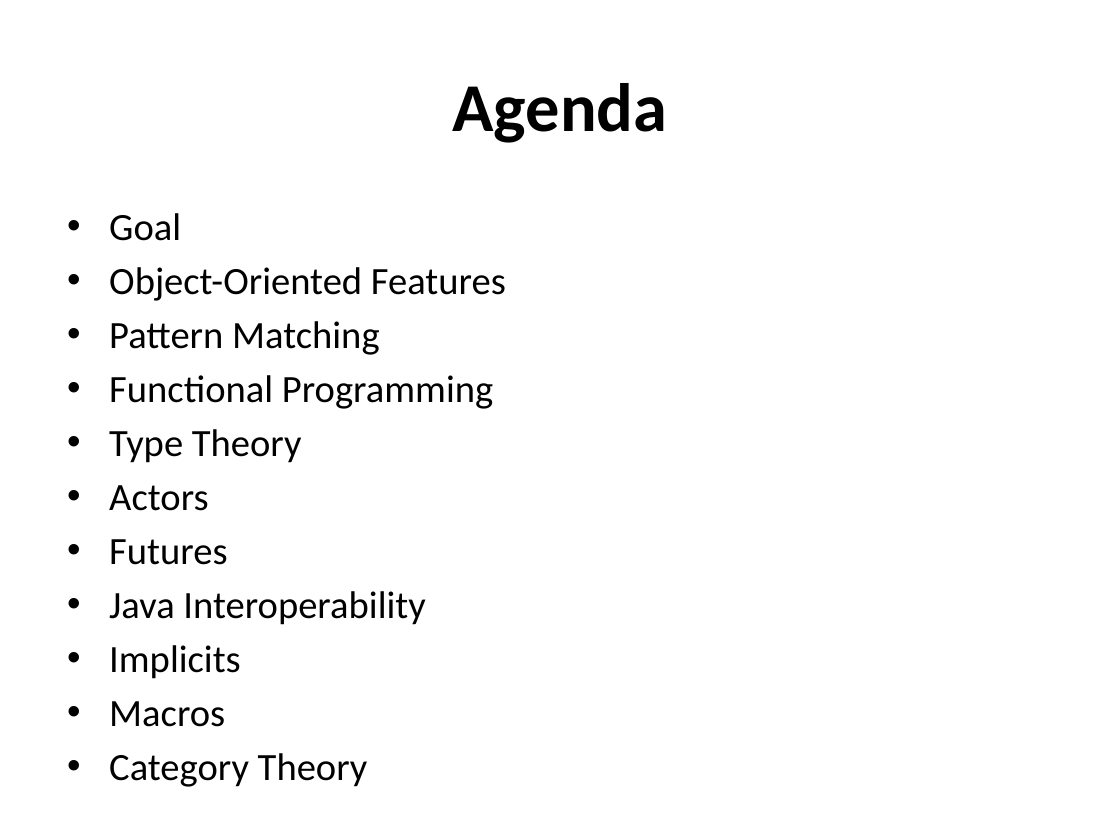
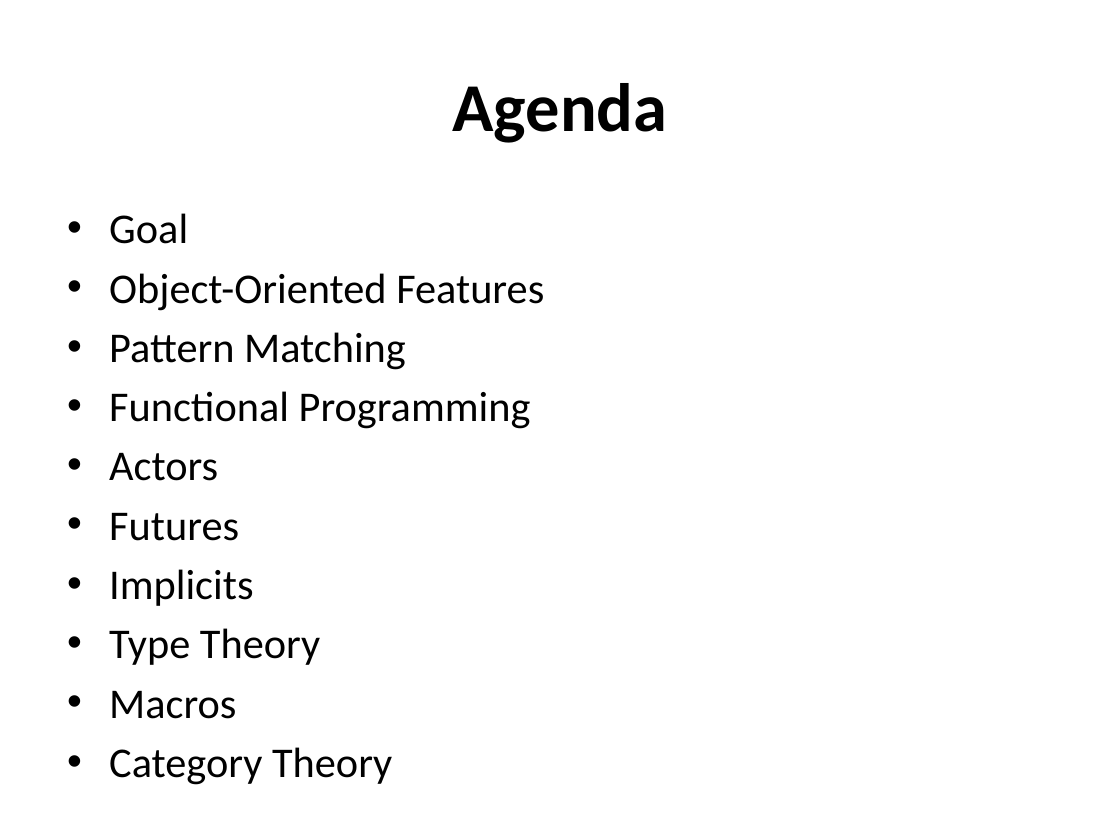
Before and after one commit to strangeloop/strangeloop2012, a slide deck: slide 2 of slides/taxonomy-of-scala.pptx. Drawn at 1120x840 pixels with LibreOffice and Linux fonts; fonts in the diff are those of the drawing; background and template pictures are left out. Boxes give left, top, right and bottom in pixels: in the first picture for what was removed or moved away, otherwise in the second. Text is boxed around its words. In the diff, an @@ line names an element or a change of style, - is before the commit and + after.

```diff
--- a/slides/taxonomy-of-scala.pptx
+++ b/slides/taxonomy-of-scala.pptx
@@ text at (109, 213, 544, 785): size 24.8 to 27.2 pt @@
@@ text at (109, 429, 302, 463): paragraph removed @@
-• Type Theory
@@ text at (109, 591, 425, 625): paragraph removed @@
-• Java Interoperability
@@ text at (109, 628, 320, 665): paragraph added @@
+• Type Theory
```
Also in this commit, not shown: 5 other slides changed, 2 slides removed.
